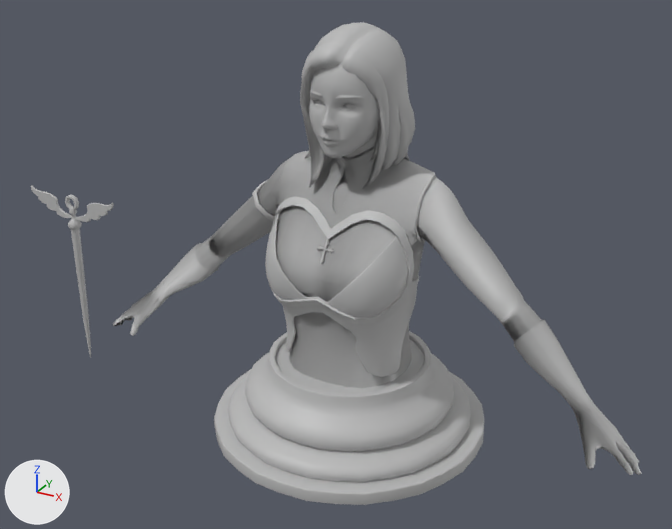
An edit to the FBX model Assets/Model/Unit/cleric.fbx, drawn before and after from the same camera.
Camera for both pictures: a camera (50 mm lens) standing at (1.509, -2.857, 2.112) and looking at (-0.06, -0.004, 0.685). Every picture has the same lights, and +X, +Y and +Z are marked at lower left. Where no turn or scale is listed for an object, it has been applied to the vertices.

In view in the first picture: 'cleric_accessories', 'cleric_base', 'pedestal'.
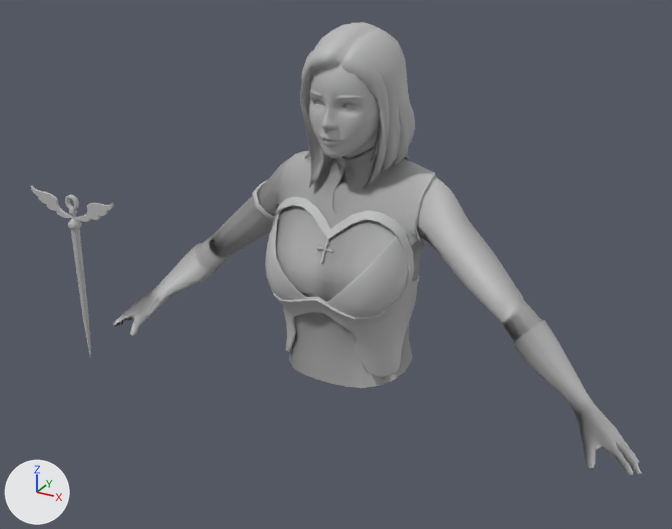
Location of each change, [x1, y1, x2, y2] in pixels of the pictures (672 x 529 px):
'pedestal', deleted
    before: [214, 331, 484, 505]

The change, as a diff of the scene's bpy script:
```diff
--- a/Assets/Model/Unit/cleric.fbx.py
+++ b/Assets/Model/Unit/cleric.fbx.py
@@ ob_pedestal @@
-ob_pedestal = bpy.data.objects.new('pedestal', me_mesh_002)
-ob_pedestal.location = (0.0, 0.0, 0.0)
```
